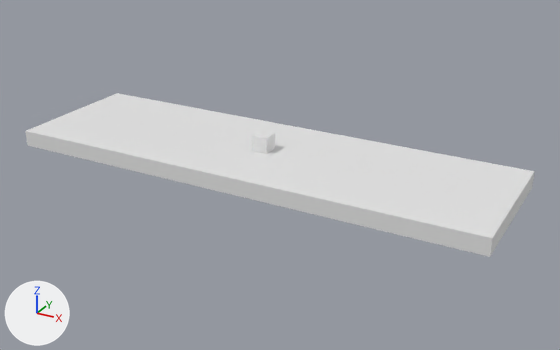
A saved change to the Blender file Simulation.blend.
Rendered twice from a camera (50 mm lens) standing at (43.7, -75.4, 33.8) and looking at (2.3, -0.1, -3.8). Every picture has the same lights, and +X, +Y and +Z are marked at lower left. The first picture is the older version.

The scene before the commit, as lines of its bpy script (objects in view):
```python
me_cube = bpy.data.meshes.new('Cube')
me_cube.from_pydata(...)  # a box spanning x -1.0..1.0, y -1.0..1.0, z -1.0..1.0
me_cube.materials.append(mat_material)  # white #e7e7e7
me_cube_001 = bpy.data.meshes.new('Cube.001')
me_cube_001.from_pydata(...)  # a box spanning x -1.0..1.0, y -1.0..1.0, z -1.0..1.0
me_cube_001.materials.append(mat_material_001)  # white #e7e7e7
ob_cube1 = bpy.data.objects.new('Cube1', me_cube)
ob_cube1.location = (0.0, 0.0, 0.0)
ob_cube2 = bpy.data.objects.new('Cube2', me_cube_001)
ob_cube2.location = (0.0, 0.0, -2.0)
ob_cube2.scale = (30.0, 9.05, 1.0)
```
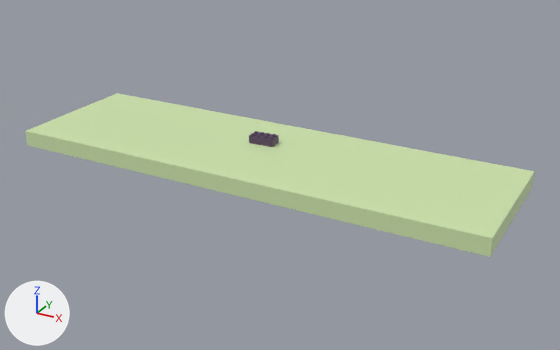
Pixel boxes [x1, y1, x2, y2] of what changed, in the pictures (560 x 350 px):
'Cube2', recoloured (white to green)
    both: [26, 93, 535, 257]
'Cube1', deleted
    before: [252, 130, 275, 154]
'LEGO-2X4-L', added
    after: [249, 131, 279, 147]

The change, as a list of edits to the scene's bpy script:
```text
Add mat_mat_polka:
    mat_mat_polka = principled_material('Mat_Polka')
    mat_mat_polka.base_color = (0.627, 0.792, 0.422)  # green #cfe6ae
Add mat_mat_klocek:
    mat_mat_klocek = principled_material('Mat_Klocek')
    mat_mat_klocek.base_color = (0.0909, 0.0471, 0.11)  # dark purple #553d5d
Change me_cube_001:
    where me_cube_001.from_pydata(...)  # 8 vertices, 6 faces; spans x -1.0..1.0, y -1.0..1.0, z -1.0..1.0
    remove me_cube_001.materials.append(mat_material_001)  # white #e7e7e7
    add me_cube_001.materials.append(mat_mat_polka)  # green #cfe6ae
Add me_lego_2x4_l:
    me_lego_2x4_l.from_pydata(...)  # 8571 vertices, 17138 faces; spans x -16.0..16.0, y -8.0..8.0, z 0.0..11.2
    me_lego_2x4_l.materials.append(mat_mat_klocek)  # dark purple #553d5d
Remove ob_cube1:
    ob_cube1 = bpy.data.objects.new('Cube1', me_cube)
    ob_cube1.location = (0.0, 0.0, 0.0)
Add ob_lego_2x4_l:
    ob_lego_2x4_l = bpy.data.objects.new('LEGO-2X4-L', me_lego_2x4_l)
    ob_lego_2x4_l.location = (-1.12, 1.99, -1.0)
    ob_lego_2x4_l.rotation_euler = (0.0, 0.0, 3.201)  # degrees (0, 0, 183)
    ob_lego_2x4_l.scale = (0.102, 0.102, 0.102)
```
